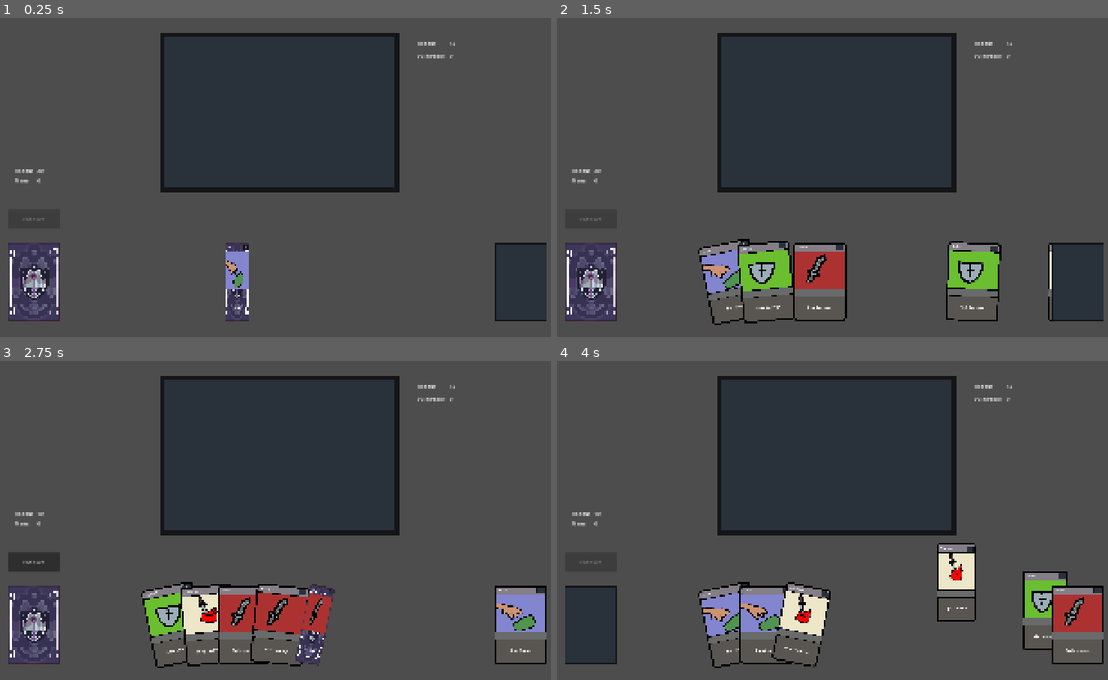
Above: before the commit, frames 1-4 (two rows, left to right).
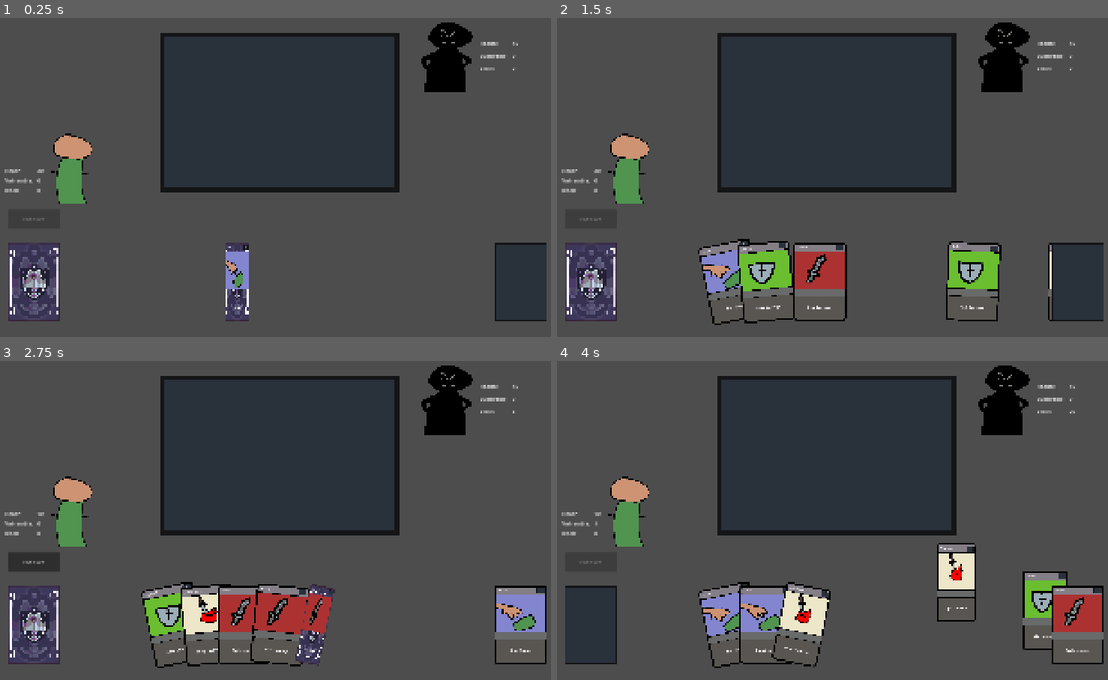
Above: after the commit, the same moments.

Repository: SevvyP/untitled
Game: Godot game, scene res://scenes/main.tscn
The game is run twice, just before and just after one commit, with the same random seed, the same clock (stepped at 60 frames per second) and the same inputs.
Inputs (mouse positions are in pixels of both pictures, inside the frame that each line leads up to):
- Up to frame 1 (0.25 s): no input
- Up to frame 2 (1.5 s): drag from (733, 282) to (838, 110) at 0.52 s; click "End turn" at 1.25 s
- Up to frame 3 (2.75 s): drag from (523, 625) to (99, 625) at 2.02 s
- Up to frame 4 (4 s): click "End turn" at 2.75 s; move the mouse to (893, 447) at 3.52 s; click (893, 447) at 3.67 s

The runs differ from the first frame. In frame 1, 2.9% of the frame differs, in the area x 0-95%, y 1-59%; in frame 2, 2.9%; in frame 3, 2.9%; in frame 4, 2.9%.

Commit message:
untargeted effects working, character and enemy correctly target effects

Diff:
--- a/prefabs/character.tscn
+++ b/prefabs/character.tscn
@@ -1,27 +1,51 @@
 [gd_scene format=3 uid="uid://c70kkuypg8xk3"]
+
+[ext_resource type="Texture2D" uid="uid://dlodwudecjwox" path="res://sprites/untitled.png" id="1_cs6s8"]
 
 [node name="character" type="Node2D" unique_id=1521018000]
 
 [node name="RichTextLabel" type="Label" parent="." unique_id=2020425418]
-offset_left = -72.0
+offset_left = -104.0
 offset_top = -32.0
-offset_right = 80.0
+offset_right = 48.0
 offset_bottom = 8.0
 text = "Health: "
-
-[node name="RichTextLabel2" type="Label" parent="." unique_id=1065886554]
-offset_left = -72.0
-offset_right = -8.0
-offset_bottom = 40.0
-text = "Mana: "
-
-[node name="mana" type="Label" parent="." unique_id=374661439]
-offset_right = 64.0
-offset_bottom = 40.0
-text = "0"
 
 [node name="health" type="Label" parent="." unique_id=903134483]
 offset_top = -32.0
 offset_right = 64.0
 offset_bottom = 8.0
 text = "0"
+
+[node name="RichTextLabel2" type="Label" parent="." unique_id=1065886554]
+offset_left = -104.0
+offset_right = -15.0
+offset_bottom = 40.0
+text = "Vulnerable:"
+metadata/_edit_use_anchors_ = true
+
+[node name="vulnerable" type="Label" parent="." unique_id=374661439]
+offset_right = 64.0
+offset_bottom = 40.0
+text = "0"
+metadata/_edit_use_anchors_ = true
+
+[node name="RichTextLabel3" type="Label" parent="." unique_id=1796863186]
+offset_left = -104.0
+offset_top = 32.0
+offset_right = -40.0
+offset_bottom = 72.0
+text = "Block:"
+metadata/_edit_use_anchors_ = true
+
+[node name="block" type="Label" parent="." unique_id=83498979]
+offset_top = 32.0
+offset_right = 64.0
+offset_bottom = 72.0
+text = "0"
+metadata/_edit_use_anchors_ = true
+
+[node name="Untitled" type="Sprite2D" parent="." unique_id=1591309245]
+position = Vector2(112.00002, -40.000004)
+scale = Vector2(0.33, 0.33)
+texture = ExtResource("1_cs6s8")
--- a/prefabs/enemy.tscn
+++ b/prefabs/enemy.tscn
@@ -1,27 +1,58 @@
 [gd_scene format=3 uid="uid://bthp45cu2wvg8"]
+
+[ext_resource type="Texture2D" uid="uid://dkidpqu626lk1" path="res://sprites/bigbad1.png" id="1_6n8dw"]
 
 [node name="enemy" type="Node2D" unique_id=303445504]
 
 [node name="RichTextLabel3" type="Label" parent="." unique_id=2037874735]
-offset_left = -72.0
-offset_top = -40.0
-offset_right = 80.0
+offset_left = 16.0
+offset_top = -72.0
+offset_right = 168.0
+offset_bottom = -32.0
 text = "Health: "
+metadata/_edit_use_anchors_ = true
 
 [node name="health" type="Label" parent="." unique_id=343033482]
-offset_left = 32.0
-offset_top = -40.0
-offset_right = 96.0
+offset_left = 120.0
+offset_top = -72.0
+offset_right = 184.0
+offset_bottom = -32.0
 text = "0"
+metadata/_edit_use_anchors_ = true
 
 [node name="RichTextLabel4" type="Label" parent="." unique_id=649426387]
-offset_left = -72.0
-offset_right = 80.0
-offset_bottom = 40.0
+offset_left = 16.0
+offset_top = -32.0
+offset_right = 168.0
+offset_bottom = 8.0
 text = "Vulnerable:"
+metadata/_edit_use_anchors_ = true
 
 [node name="vulnerable" type="Label" parent="." unique_id=1569152476]
-offset_left = 32.0
-offset_right = 96.0
-offset_bottom = 40.0
+offset_left = 120.0
+offset_top = -32.0
+offset_right = 184.0
+offset_bottom = 8.0
 text = "0"
+metadata/_edit_use_anchors_ = true
+
+[node name="RichTextLabel5" type="Label" parent="." unique_id=439775522]
+offset_left = 16.0
+offset_top = 8.0
+offset_right = 168.0
+offset_bottom = 48.0
+text = "Block:"
+metadata/_edit_use_anchors_ = true
+
+[node name="block" type="Label" parent="." unique_id=1847493337]
+offset_left = 120.0
+offset_top = 8.0
+offset_right = 184.0
+offset_bottom = 48.0
+text = "0"
+metadata/_edit_use_anchors_ = true
+
+[node name="Bigbad1" type="Sprite2D" parent="." unique_id=1927971617]
+position = Vector2(-88, -32)
+scale = Vector2(0.33, 0.33)
+texture = ExtResource("1_6n8dw")
--- a/scenes/main.tscn
+++ b/scenes/main.tscn
@@ -45,7 +45,7 @@
 script = ExtResource("6_o6xl0")
 
 [node name="enemy" parent="." unique_id=303445504 instance=ExtResource("7_o6xl0")]
-position = Vector2(1480, 136)
+position = Vector2(1592, 168)
 script = ExtResource("8_tipki")
 
 [connection signal="pressed" from="end_turn" to="." method="_on_button_pressed"]
--- a/scripts/action.gd
+++ b/scripts/action.gd
@@ -3,8 +3,9 @@
 class_name Action
 extends Resource
 
-signal action_requests_change_to_game_state
+signal action_requests_change_to_game_state(action : Action)
 
+## The list of possible effects which are mapped to specific execution behaviours
 enum Effect {
 	ATTACK,
 	DEFEND,
@@ -15,28 +16,58 @@
 	INFLICT_STRENGTH
 	}
 
+## The effect target type, which determines what targets can be chosen
+enum EffectTargetType { SELF, CHOSEN_ALLY, CHOSEN_ENEMY, NONE }
+
+## Returns the effect type for a given effect
+func get_effect_type(effect: Effect) -> EffectTargetType:
+	match effect:
+		Effect.ATTACK:
+			return EffectTargetType.CHOSEN_ENEMY
+
+		Effect.DEFEND:
+			return EffectTargetType.CHOSEN_ALLY
+
+		Effect.DRAW, Effect.GAIN_MANA, Effect.GAIN_GOLD:
+			return EffectTargetType.NONE
+
+		Effect.INFLICT_VULNERABLE:
+			return EffectTargetType.CHOSEN_ENEMY
+
+		Effect.INFLICT_STRENGTH:
+			return EffectTargetType.CHOSEN_ALLY
+
+	# need to return something
+	assert("effect type was undefined")
+	return EffectTargetType.NONE
+
+
 @export var effect : Effect = Effect.ATTACK
 @export var modifier: int = 1
 
 ## Execute an action on a target. Some actions like DRAW can be executed without a target
 ## TODO: split each action into a separate script extending Action
 func execute(target : CharacterInstance = null) -> void:
-	if effect == Effect.ATTACK:
-		assert(target, "no target for an attack action")
-		target.health -= modifier + target.vulnerable
-	if effect == Effect.DEFEND:
-		print("Block " + str(modifier) + " damage")
-	if effect == Effect.DRAW:
-		action_requests_change_to_game_state.emit()
-	if effect == Effect.GAIN_MANA:
-		action_requests_change_to_game_state.emit(effect)
-	if effect == Effect.GAIN_GOLD:
-		action_requests_change_to_game_state.emit(effect)
-	if effect == Effect.INFLICT_VULNERABLE:
-		assert(target, "no target for an inflict vulnerable action")
-		target.vulnerable += modifier
-		if target.vulnerable < 0 : target.vulnerable = 0
-	if effect == Effect.INFLICT_STRENGTH:
-		assert(target, "no target for an inflict strength action")
-		target.strength += modifier
-		if target.strength < 0 : target.vulnerable = 0
+	match effect:
+		Effect.ATTACK:
+			assert(target, "no target for an attack action")
+			var damage = modifier + target.vulnerable
+			if damage > target.block:
+				target.health -= damage - target.block
+				target.block = 0
+			else:
+				target.block -= damage
+
+		Effect.DEFEND:
+			target.block += modifier
+
+		Effect.DRAW, Effect.GAIN_MANA, Effect.GAIN_GOLD:
+			action_requests_change_to_game_state.emit(self)
+
+		Effect.INFLICT_VULNERABLE:
+			assert(target, "no target for an inflict vulnerable action")
+			target.vulnerable = maxi(0, target.vulnerable + modifier)
+
+		Effect.INFLICT_STRENGTH:
+			assert(target, "no target for an inflict strength action")
+			target.strength = maxi(0, target.strength + modifier)
--- a/scripts/character.gd
+++ b/scripts/character.gd
@@ -2,13 +2,17 @@
 class_name Character
 extends Node2D
 
-@onready var health = $health
-@onready var mana = $mana
+@onready var health : Label = $health
+@onready var vulnerable : Label = $vulnerable
+@onready var block : Label = $block
+
 # the logical state of the character
 var character: CharacterInstance
 
 func _process(_delta: float) -> void:
 	health.text = str(character.health)
+	vulnerable.text = str(character.vulnerable)
+	block.text = str(character.block)
 
 func setup(character_instance : CharacterInstance) -> void:
 	if not character_instance:
--- a/scripts/character_instance.gd
+++ b/scripts/character_instance.gd
@@ -13,6 +13,7 @@
 # list of conditions all characters can have
 @export var vulnerable: int
 @export var strength: int
+@export var block : int
 
 ## Creates a unique instance of a card using its shared CardData resource.
 func _init(character: CharacterData) -> void:
--- a/scripts/enemy.gd
+++ b/scripts/enemy.gd
@@ -3,7 +3,8 @@
 extends Node2D
 
 @onready var health : Label = $health
-@onready var vulnerable = $vulnerable
+@onready var vulnerable : Label = $vulnerable
+@onready var block : Label = $block
 
 var enemy : EnemyInstance
 
@@ -11,6 +12,7 @@
 func _process(_delta: float) -> void:
 	health.text = str(enemy.health)
 	vulnerable.text = str(enemy.vulnerable)
+	block.text = str(enemy.block)
 
 func setup(enemy_instance : EnemyInstance) -> void:
 	if not enemy_instance:
--- a/scripts/enemy_instance.gd
+++ b/scripts/enemy_instance.gd
@@ -11,6 +11,12 @@
 	assert(data is EnemyData, "enemy data is not an enemy")
 	assert(not data.abilities.is_empty(), "enemy has no turn data")
 
+	# reduce statuses
+	self.vulnerable -= 1
+	if self.vulnerable < 0:
+		self.vulnerable = 0
+	self.block = 0
+
 	var enemy_data : EnemyData = data
 
 	var ability_actions : Array[Action] = enemy_data.abilities[current_ability].actions
@@ -20,7 +26,10 @@
 		#				heal most damaged enemy
 		#				always inflict strength on self
 		assert(targets and targets.size() > 0, "didn't pass any targets to enemy turn")
-		action.execute(targets[0])
+		if action.get_effect_type(action.effect) == action.EffectTargetType.CHOSEN_ENEMY:
+			action.execute(targets[0])
+		else:
+			action.execute(self)
 
 	# move forward in ability list, circling back if needed
 	current_ability += 1
--- a/scripts/main.gd
+++ b/scripts/main.gd
@@ -84,6 +84,10 @@
 	enemy.execute_next_turn([character])
 
 	# resolve start of next player turn
+	character.vulnerable -= 1
+	if character.vulnerable < 0:
+		character.vulnerable = 0
+	character.block = 0
 
 	# draw a new hand
 	for i in range(HAND_SIZE):
@@ -119,7 +123,28 @@
 func resolve_card_effects(card_instance: CardInstance) -> void:
 	# TODO: player pick a target
 	for action in card_instance.data.ability.actions:
-		action.execute(enemy)
+		match action.get_effect_type(action.effect):
+			Action.EffectTargetType.CHOSEN_ENEMY:
+				action.execute(enemy)
+			Action.EffectTargetType.CHOSEN_ALLY:
+				action.execute(character)
+			Action.EffectTargetType.NONE:
+				if not action.action_requests_change_to_game_state.is_connected(_apply_game_state_effect):
+					action.action_requests_change_to_game_state.connect(_apply_game_state_effect)
+				action.execute()
+
+## helper function for actions which effect the game state (ex: draw, gain mana)
+func _apply_game_state_effect(action : Action) -> void:
+	match action.effect:
+		Action.Effect.DRAW:
+			for i in range(action.modifier):
+				await draw_card()
+
+		#Action.Effect.GAIN_MANA:
+			#game_state.mana += amount
+
+		#Action.Effect.GAIN_GOLD:
+			#game_state.gold += amount
 
 ## Draws one logical card and animates it entering the hand.[br]
 ## Shuffles the discard pile into the deck when necessary.
Binary file added: sprites/bigbad1.png
Not shown, added: sprites/bigbad1.png.import
Binary file added: sprites/untitled.png
Not shown, added: sprites/untitled.png.import
